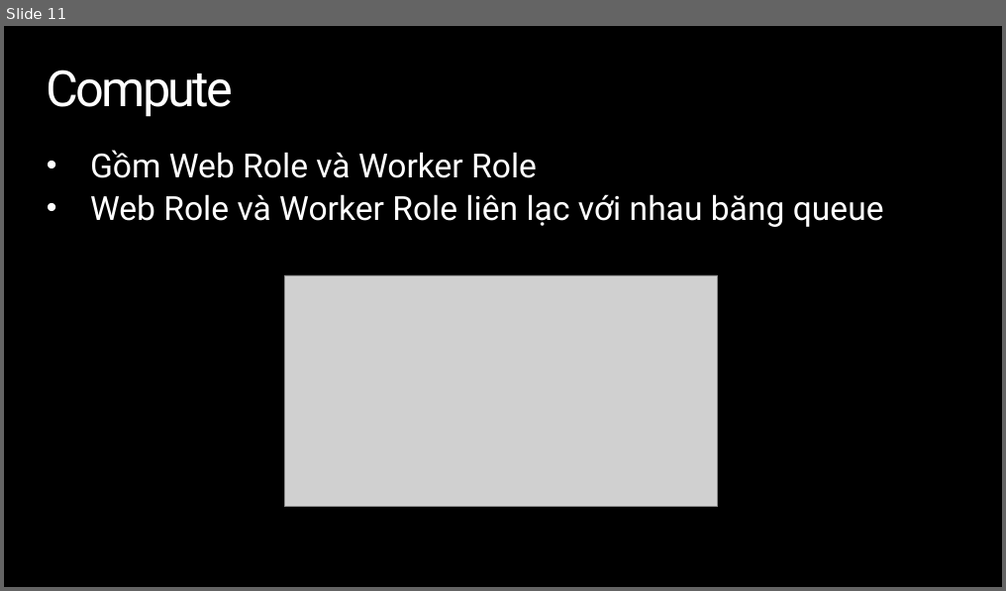
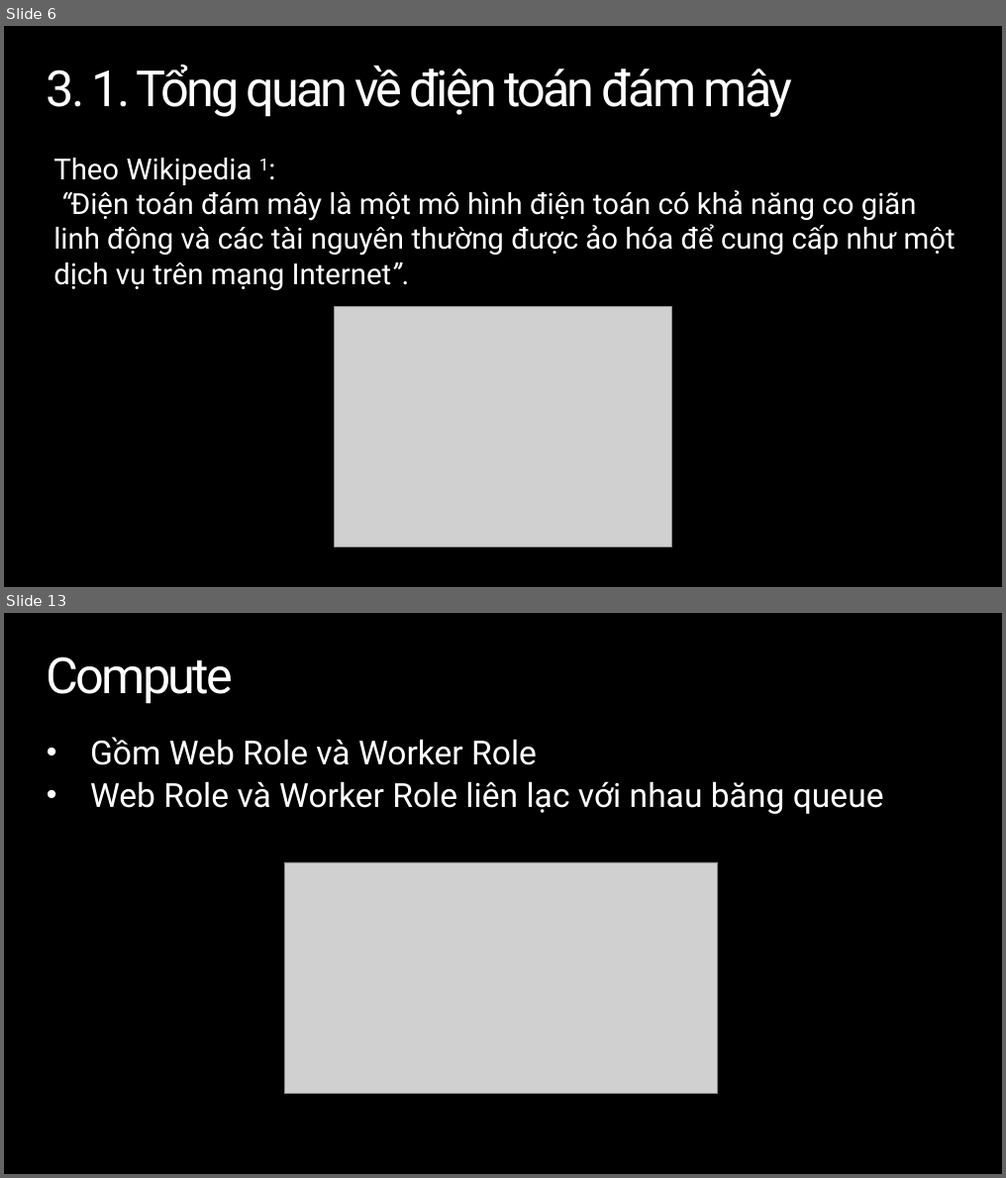
Before and after one commit to tiendv/contactbook, a slide deck: Project_Management/Báo cáo khóa luận/Presentation.pptx. Shown one above the other, each under a label of ours: slide 11 before the commit, slides 6 and 13 after it; the slides between them are not shown. The pictures are 1006x591 and 1006x1178 pixels, drawn with LibreOffice and Linux fonts; fonts in the diff are those of the drawing; grey boxes stand for pictures; background and template pictures are left out. Boxes give left, top, right and bottom in pixels: in the first picture for what was removed or moved away, otherwise in the second. Text is boxed around its words. In the diff, an @@ line names an element or a change of style, - is before the commit and + after.

```diff
--- a/Project_Management/Báo cáo khóa luận/Presentation.pptx
+++ b/Project_Management/Báo cáo khóa luận/Presentation.pptx
@@ slide 6 added at (4,26,1002,587), background picture (left out) @@
@@ title added at (47,64,792,117), 48 pt, text #FFFFFF @@
+3. 1. Tổng quan về điện toán đám mây
@@ text added at (54,158,955,290), 28 pt, text #FFFFFF @@
+Theo Wikipedia 1:
+“Điện toán đám mây là một mô hình điện toán có khả năng co giãn linh động và các tài nguyên thường được ảo hóa để cung cấp như một dịch vụ trên mạng Internet”.
@@ picture added at (334,307,671,548) @@
@@ what was slide 11 is now slide 13 @@
```
Also in this commit, not shown: 9 slides changed, 9 other slides added, 5 slides removed.
